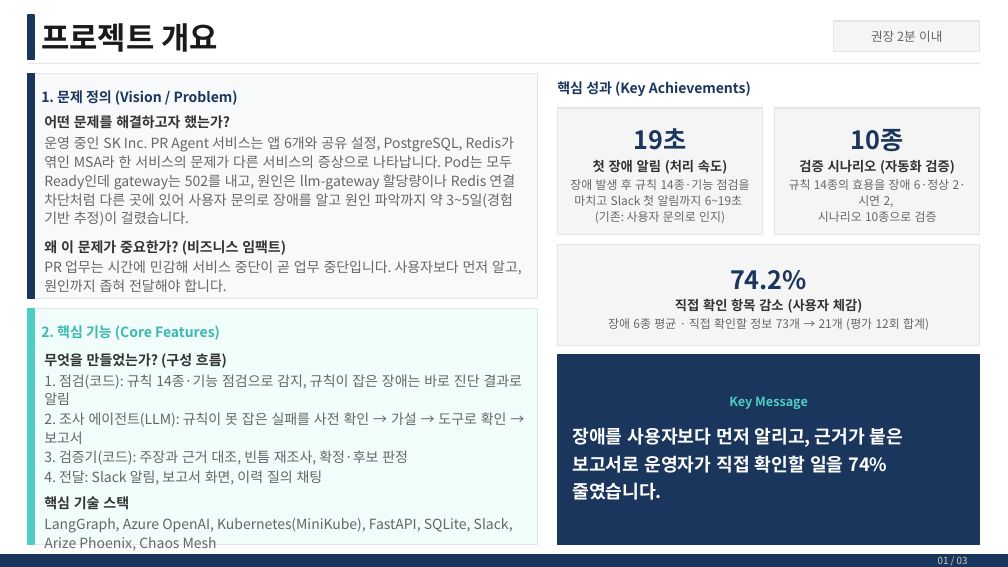
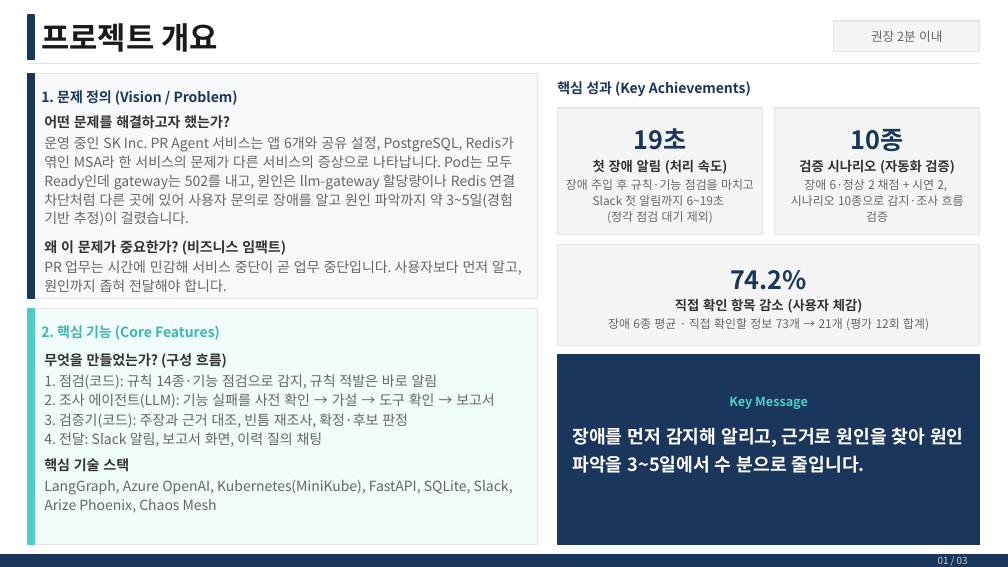
Before and after one commit to skax-jihyeryu/KubeGuardian, a slide deck: slide 2 of docs/산출물/AI_Master_Project_최종발표_류지혜_11791_v0.3.pptx. Drawn at 1008x567 pixels with LibreOffice and Linux fonts; fonts in the diff are those of the drawing. Boxes give left, top, right and bottom in pixels: in the first picture for what was removed or moved away, otherwise in the second. Text is boxed around its words. In the diff, an @@ line names an element or a change of style, - is before the commit and + after.

```diff
--- a/docs/산출물/AI_Master_Project_최종발표_류지혜_11791_v0.3.pptx
+++ b/docs/산출물/AI_Master_Project_최종발표_류지혜_11791_v0.3.pptx
@@ text at [566,179,754,223]: text changed @@
-장애 발생 후 규칙 14종·기능 점검을 마치고 Slack 첫 알림까지 6~19초
-(기존: 사용자 문의로 인지)
+장애 주입 후 규칙·기능 점검을 마치고 Slack 첫 알림까지 6~19초
+(정각 점검 대기 제외)
@@ text at [791,179,964,222]: text changed @@
-규칙 14종의 효용을 장애 6·정상 2·시연 2,
-시나리오 10종으로 검증
+장애 6·정상 2 채점 + 시연 2,
+시나리오 10종으로 감지·조사 흐름 검증
@@ text at [44,374,495,408]: text changed @@
-1. 점검(코드): 규칙 14종·기능 점검으로 감지, 규칙이 잡은 장애는 바로 진단 결과로 알림
-2. 조사 에이전트(LLM): 규칙이 못 잡은 실패를 사전 확인 → 가설 → 도구로 확인 → 보고서
+1. 점검(코드): 규칙 14종·기능 점검으로 감지, 규칙 적발은 바로 알림
+2. 조사 에이전트(LLM): 기능 실패를 사전 확인 → 가설 → 도구 확인 → 보고서
@@ text at [573,427,963,473]: text changed @@
-장애를 사용자보다 먼저 알리고, 근거가 붙은 보고서로 운영자가 직접 확인할 일을 74% 줄였습니다.
+장애를 먼저 감지해 알리고, 근거로 원인을 찾아 원인 파악을 3~5일에서 수 분으로 줄입니다.
```
Also in this commit, not shown: 2 other slides changed, 1 other file.
